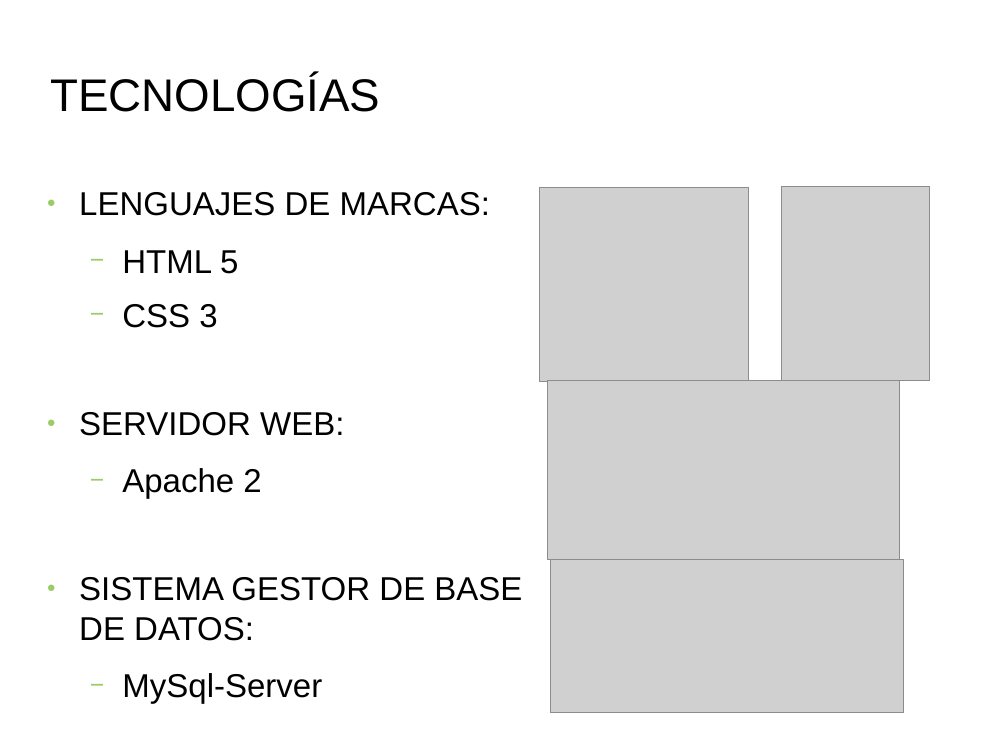
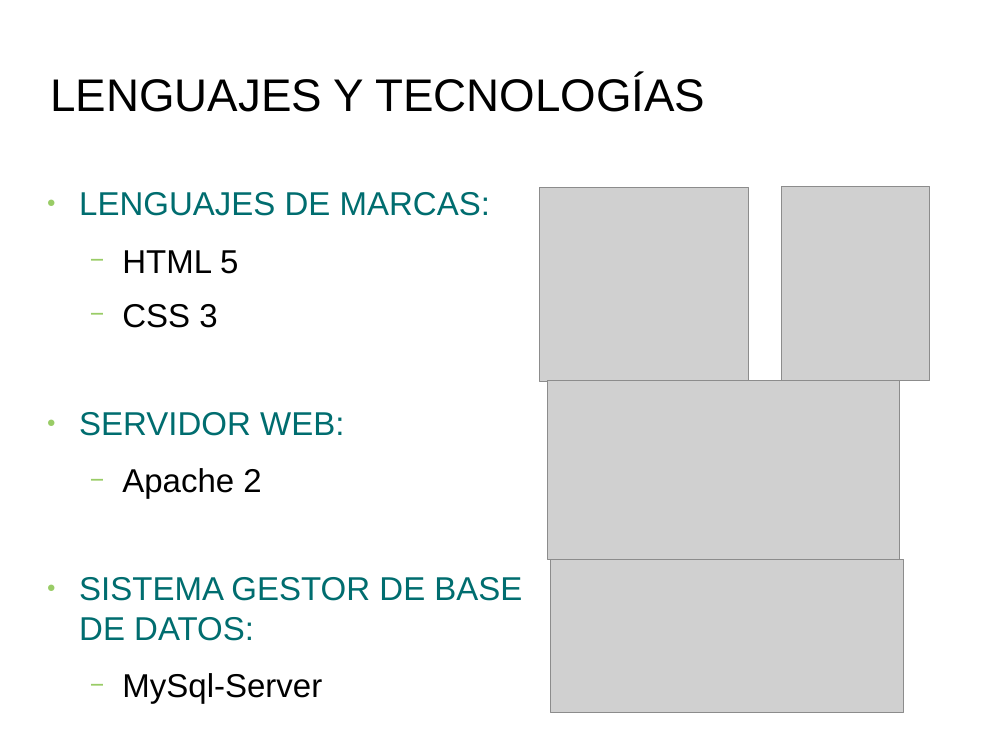
Before and after one commit to PatriiML11/ProyectoWeb, a slide deck: slide 5 of doc/Documentos/Presentacion2.odp. Drawn at 1008x756 pixels with LibreOffice and Linux fonts; fonts in the diff are those of the drawing; grey boxes stand for pictures; background and template pictures are left out. Boxes give left, top, right and bottom in pixels: in the first picture for what was removed or moved away, otherwise in the second. Text is boxed around its words. In the diff, an @@ line names an element or a change of style, - is before the commit and + after.

```diff
--- a/doc/Documentos/Presentacion2.odp
+++ b/doc/Documentos/Presentacion2.odp
@@ title at (50,75,705,112): text changed @@
-TECNOLOGÍAS
+LENGUAJES Y TECNOLOGÍAS
@@ text at (79,192,522,641): text colour #000000 to #006D6F in "LENGUAJES DE MARCAS:", "SERVIDOR WEB:", "SISTEMA GESTOR DE BASE DE DATOS:" @@
```
Also in this commit, not shown: 5 other slides changed, 2 slides added, 4 slides removed, 16 other files.
